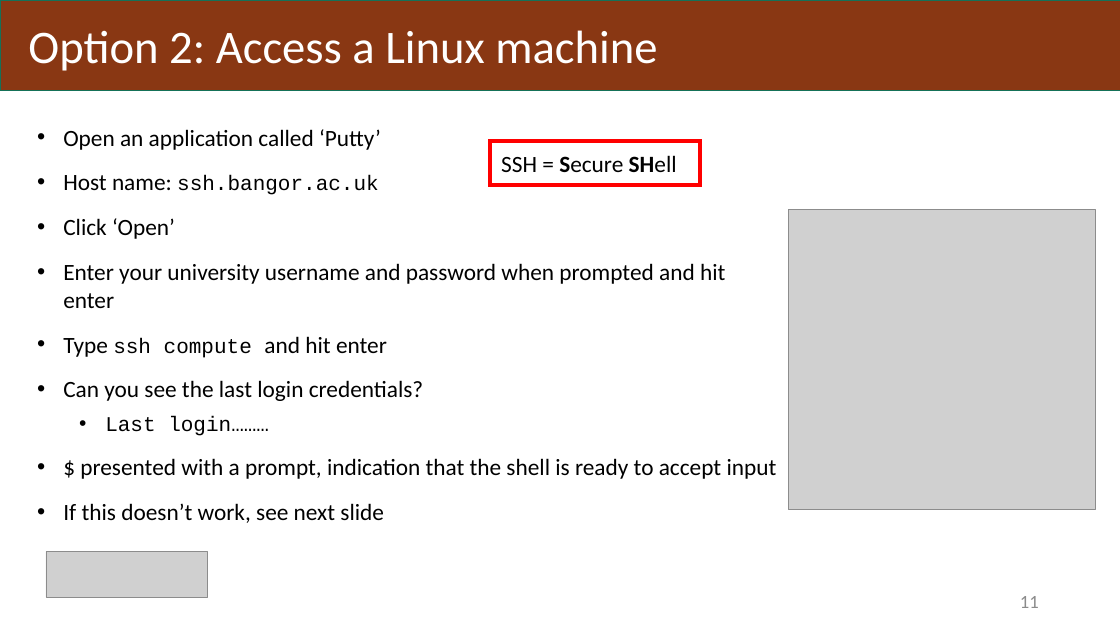
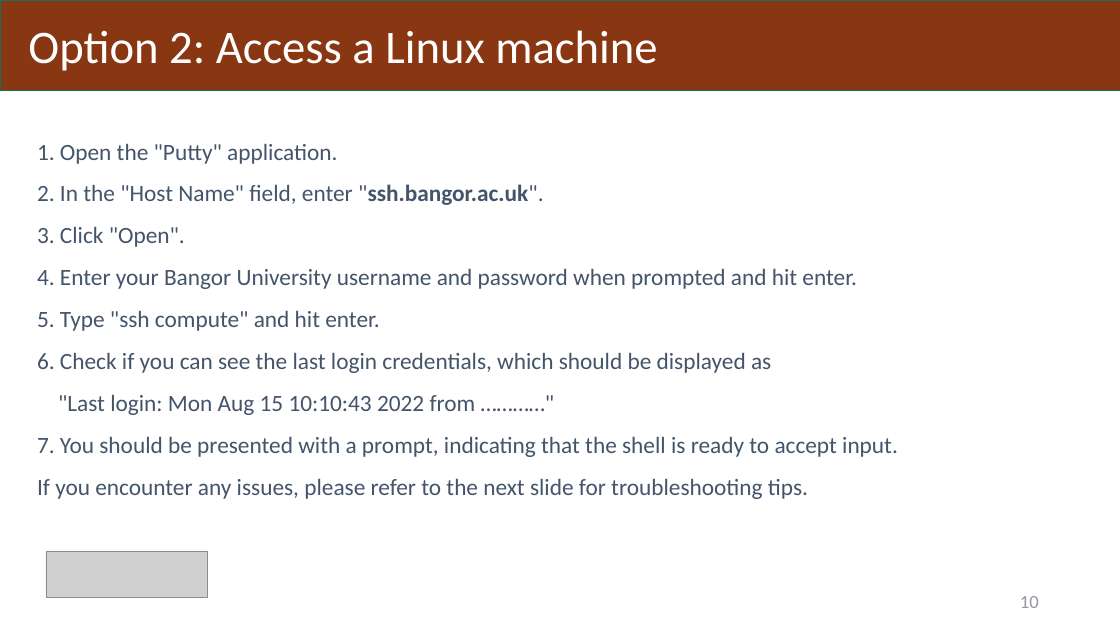
Before and after one commit to BangorUniversity/Research-Computing-Community, a slide deck: slide 10 of workshops/beginner_linux.pptx (slide 11 before the commit). Drawn at 1120x630 pixels with LibreOffice and Linux fonts; fonts in the diff are those of the drawing; grey boxes stand for pictures. Boxes give left, top, right and bottom in pixels: in the first picture for what was removed or moved away, otherwise in the second. Text is boxed around its words. In the diff, an @@ line names an element or a change of style, - is before the commit and + after.

```diff
--- a/workshops/beginner_linux.pptx
+++ b/workshops/beginner_linux.pptx
@@ text at (x1=37, y1=144, x2=898, y2=499): text changed; text colour #000000 to #44546A @@
-• Open an application called ‘Putty’
-• Host name: ssh.bangor.ac.uk
-• Click ‘Open’
-• Enter your university username and password when prompted and hit enter
-• Type ssh compute and hit enter
-• Can you see the last login credentials?
-    • Last login………
-• $ presented with a prompt, indication that the shell is ready to accept input
-• If this doesn’t work, see next slide
+1. Open the "Putty" application.
+2. In the "Host Name" field, enter "ssh.bangor.ac.uk".
+3. Click "Open".
+4. Enter your Bangor University username and password when prompted and hit enter.
+5. Type "ssh compute" and hit enter.
+6. Check if you can see the last login credentials, which should be displayed as
+  "Last login: Mon Aug 15 10:10:43 2022 from …………"
+7. You should be presented with a prompt, indicating that the shell is ready to accept input.
+If you encounter any issues, please refer to the next slide for troubleshooting tips.
@@ rectangle removed at (x1=490, y1=141, x2=700, y2=185) @@
@@ text removed at (x1=501, y1=155, x2=677, y2=172) @@
-  SSH = Secure SHell
@@ picture removed at (x1=788, y1=210, x2=1095, y2=509) @@
@@ page number at (x1=1020, y1=596, x2=1039, y2=608): text changed; text colour #8C8C8C to #9499A1 @@
-11
+10
```
Also in this commit, not shown: 83 other slides changed, 1 slide removed.
